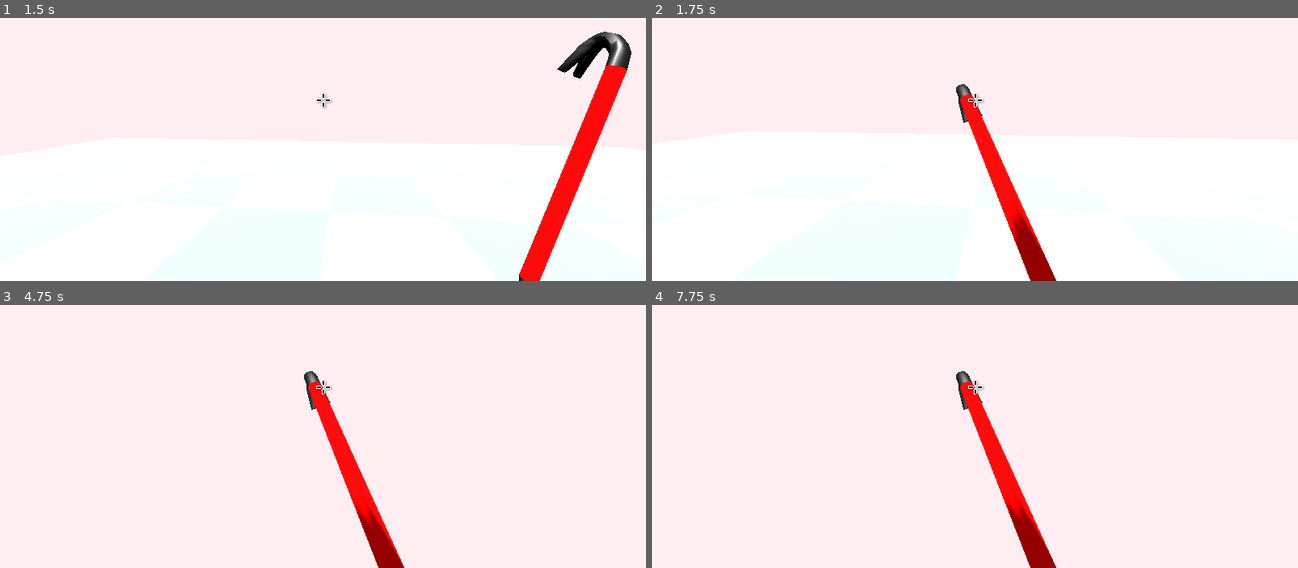
Above: before the commit, frames 1-4 (two rows, left to right).
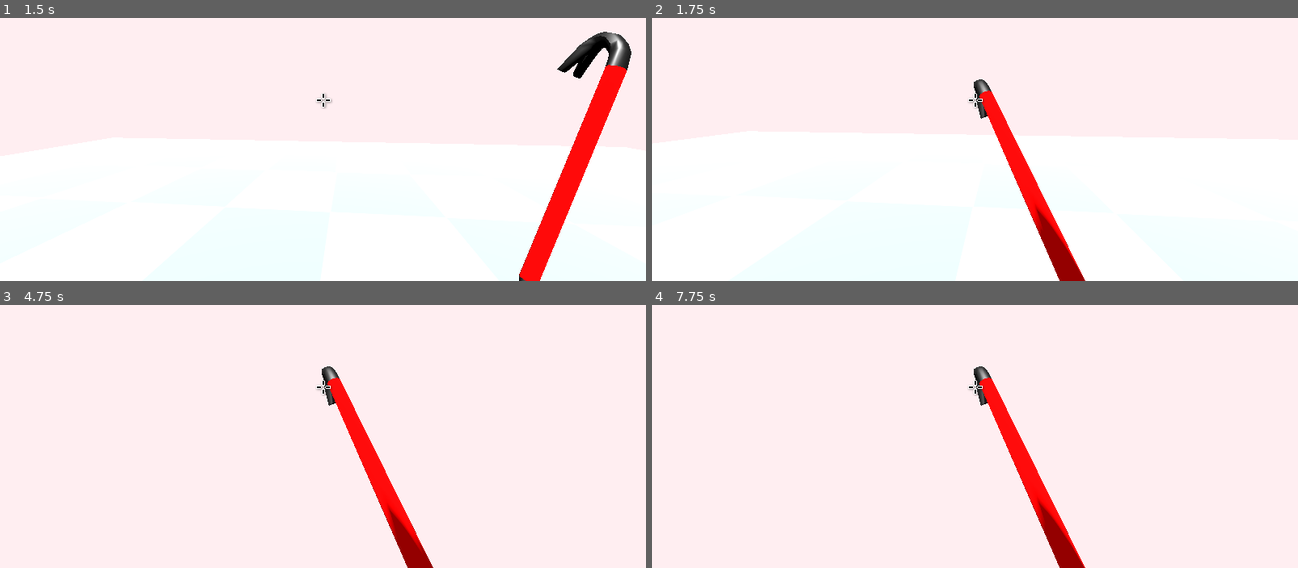
Above: after the commit, the same moments.

Repository: matousposp08/APCompSciGame
Game: Godot game, scene res://scenes/world.tscn
Same seed, same stepped clock (60 frames per second), same inputs: the game is played once before the commit and once after it.
Inputs (mouse positions are in pixels of both pictures, inside the frame that each line leads up to):
- Up to frame 1 (1.5 s): move the mouse to (355, 99) at 0.52 s; hold W (move_forward) from 0.53 s (still down); tap F (build) at 0.6 s; tap Space (move_jump) at 0.77 s; move the mouse to (290, 102) at 1.27 s; click (290, 102) at 1.35 s
- Up to frame 2 (1.75 s): keep holding W (move_forward); tap Space (move_jump) at 1.52 s
- Up to frame 3 (4.75 s): keep holding W (move_forward); move the mouse to (335, 381) at 2.02 s; hold C (move_crouch) 2.03-2.78 s; tap Enter at 2.75 s; move the mouse to (316, 391) at 2.77 s; tap Shift (move_sprint) at 2.85 s; tap Space (move_jump) at 3.02, 3.77, 4.25, 4.52 s; move the mouse to (368, 391) at 3.52 s; tap F (build) at 3.6 s; move the mouse to (271, 381) at 4.27 s; click (271, 381) at 4.35 s
- Up to frame 4 (7.75 s): move the mouse to (981, 386) at 5.02 s; hold C (move_crouch) 5.03-5.78 s; tap Enter at 5.75 s; move the mouse to (949, 378) at 5.77 s; release W (move_forward) at 5.78 s; hold D (move_right) 5.78-6.53 s; tap Shift (move_sprint) at 5.85 s; tap Space (move_jump) at 6.02, 6.77, 7.25, 7.52 s; move the mouse to (1007, 386) at 6.52 s; hold W (move_forward) from 6.53 s (still down); tap F (build) at 6.6 s; move the mouse to (942, 389) at 7.27 s; click (942, 389) at 7.35 s

Frame 1 is identical in both runs. In frame 2, 4.7% of the frame differs, in the area x 47-68%, y 23-100%; in frame 3, 4.7%; in frame 4, 4.7%.

Commit message:
updated anim

Diff:
--- a/scenes/player/player.tscn
+++ b/scenes/player/player.tscn
@@ -6,6 +6,7 @@
 
 [sub_resource type="Animation" id="Animation_5n10e"]
 resource_name = "hit1"
+length = 0.6
 tracks/0/type = "value"
 tracks/0/imported = false
 tracks/0/enabled = true
@@ -13,10 +14,10 @@
 tracks/0/interp = 1
 tracks/0/loop_wrap = true
 tracks/0/keys = {
-"times": PackedFloat32Array(0, 0.2, 0.3, 0.7),
-"transitions": PackedFloat32Array(1, 1, 1, 1),
+"times": PackedFloat32Array(0, 0.2, 0.3, 0.5, 0.6),
+"transitions": PackedFloat32Array(1, 1, 1, 1, 1),
 "update": 0,
-"values": [Vector3(0.74, -0.254, -0.851), Vector3(1.065, -0.254, -0.851), Vector3(-0.01625, -0.254, -0.851), Vector3(0.74, -0.254, -0.851)]
+"values": [Vector3(0.74, -0.254, -0.851), Vector3(1.065, -0.254, -0.851), Vector3(-0.01625, -0.254, -0.851), Vector3(0.711, -0.254, -0.851), Vector3(0.74, -0.254, -0.851)]
 }
 tracks/1/type = "value"
 tracks/1/imported = false
@@ -25,10 +26,10 @@
 tracks/1/interp = 1
 tracks/1/loop_wrap = true
 tracks/1/keys = {
-"times": PackedFloat32Array(0, 0.2, 0.3, 0.7),
-"transitions": PackedFloat32Array(1, 1, 1, 1),
+"times": PackedFloat32Array(0, 0.2, 0.3, 0.5, 0.6),
+"transitions": PackedFloat32Array(1, 1, 1, 1, 1),
 "update": 0,
-"values": [Vector3(0, 0, 0), Vector3(0, 0, -0.785398), Vector3(-0.83188, -0.290868, 0.552445), Vector3(0, 0, 0)]
+"values": [Vector3(0, 0, 0), Vector3(0, 0, -0.785398), Vector3(-0.83188, -0.290868, 0.552445), Vector3(-0.20797, -0.072717, 0.138111), Vector3(0, 0, 0)]
 }
 
 [sub_resource type="Animation" id="Animation_bpp8w"]
